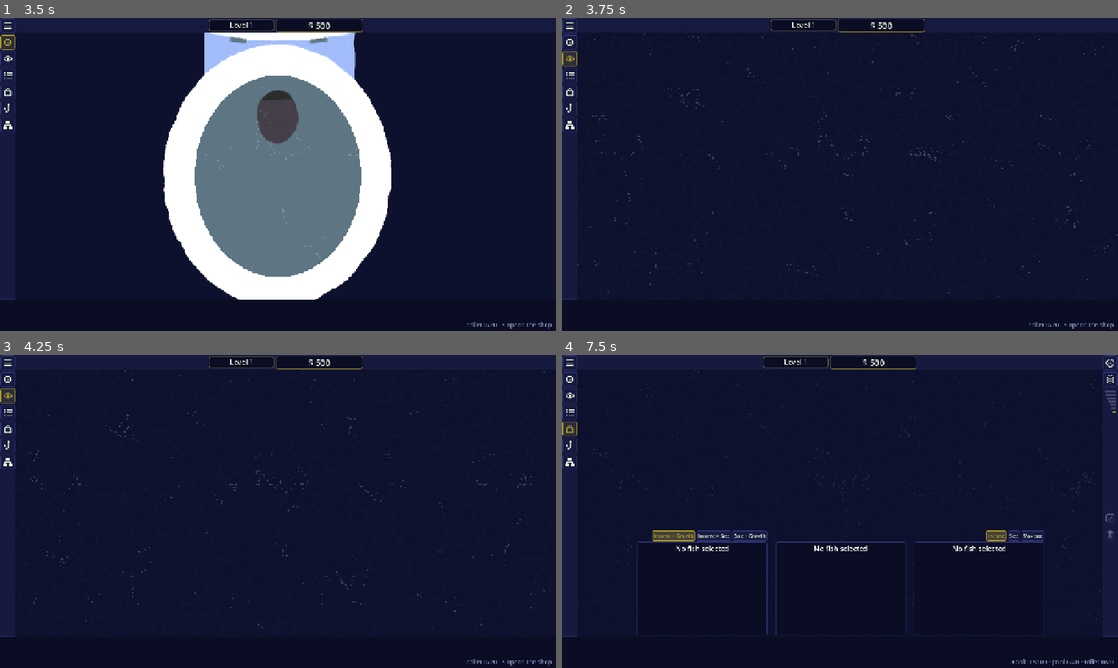
Above: before the commit, frames 1-4 (two rows, left to right).
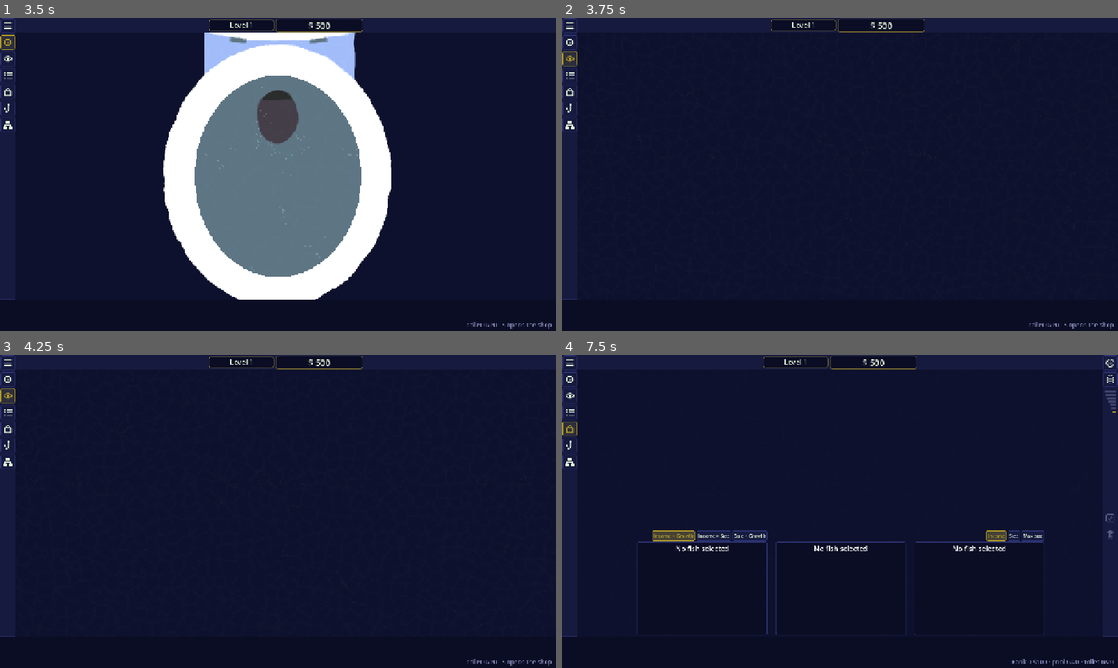
Above: after the commit, the same moments.

Repository: frnklnnlsn/koi-idle
Game: Godot game, scene res://game_parts/user_interface/scenes/main_UI.tscn
Same seed, same stepped clock (60 frames per second), same inputs: the game is played once before the commit and once after it.
Inputs (mouse positions are in pixels of both pictures, inside the frame that each line leads up to):
- Up to frame 1 (3.5 s): click (5, 108) at 0.5 s; click (5, 108) at 1.25 s; click (5, 24) at 2 s; click (5, 43) at 2.75 s
- Up to frame 2 (3.75 s): click (567, 58) at 3.5 s
- Up to frame 3 (4.25 s): no input
- Up to frame 4 (7.5 s): click (567, 411) at 4.25 s; click "Income" at 5 s; click "Size" at 5.75 s; click "Max size" at 6.5 s; click (567, 430) at 7.25 s

Frame 1 is identical in both runs. In frame 2, 0.3% of the frame differs, in the area x 2-100%, y 4-90%; in frame 3, 0.3%; in frame 4, less than 0.1%.

Commit message:
Pond: bigger fish get bigger pixels (4 pixel-size layers)
- PondPixelLayers draws the pond's fish in 4 extra low-resolution views of
  the same world (pixels 1x, 2x, 3x, 4x), plus one for what's above the fish
  (surface sparkles), using visibility layers / canvas cull masks.
- Pond puts each fish in a group by its drawn size (pixel_steps 1.5 / 2.5 /
  3.5), so grown fish keep the pixel-art look instead of turning smooth.
- smooth_big_patterns (off): optional mipmapped body pattern for big-pixel
  fish.

Co-Authored-By: Claude Opus 5.5 <noreply@anthropic.com>
Claude-Session: https://claude.ai/code/session_01EFMBTUzXdodmqvh2BWDEMY

Diff:
--- a/koi-idle-godot/game_parts/user_interface/scenes/main_UI.tscn
+++ b/koi-idle-godot/game_parts/user_interface/scenes/main_UI.tscn
@@ -29,6 +29,7 @@
 [ext_resource type="PackedScene" path="res://game_parts/user_interface/scenes/skill_tree_ui.tscn" id="31_skilltree"]
 [ext_resource type="Texture2D" path="res://art/ui_icons/skills.png" id="32_ic_skills"]
 [ext_resource type="PackedScene" path="res://game_parts/user_interface/scenes/fish_peek.tscn" id="33_peek"]
+[ext_resource type="Script" path="res://game_parts/user_interface/scripts/pond_pixel_layers.gd" id="34_pixlayers"]
 
 [node name="Main_UI" type="Control" unique_id=1097480472]
 layout_mode = 3
@@ -134,6 +135,18 @@
 [node name="ForeGround" parent="PondViewportContainer/PondViewport" unique_id=592856925 instance=ExtResource("7_76rds")]
 
 [node name="PondArea" parent="PondViewportContainer/PondViewport" unique_id=749628175 instance=ExtResource("8_xc818")]
+
+[node name="PondPixelLayers" type="Control" parent="." node_paths=PackedStringArray("source")]
+visible = false
+layout_mode = 1
+anchors_preset = 15
+anchor_right = 1.0
+anchor_bottom = 1.0
+grow_horizontal = 2
+grow_vertical = 2
+mouse_filter = 2
+script = ExtResource("34_pixlayers")
+source = NodePath("../PondViewportContainer")
 
 [node name="ShopBackdrop" type="ColorRect" parent="." unique_id=2114121382]
 unique_name_in_owner = true
--- a/koi-idle-godot/game_parts/user_interface/scenes/pond_viewport.gd
+++ b/koi-idle-godot/game_parts/user_interface/scenes/pond_viewport.gd
@@ -47,6 +47,17 @@
 ## How far toward depth_tint each level goes: 0.28 = level 3 is 84% of the way.
 @export_range(0.0, 0.5, 0.01) var depth_darken: float = 0.28
 
+# ── Pixel size ──────────────────────────────────────────────────────────────
+# Bigger fish get bigger pixels so they keep the pixel-art look (see
+# pond_pixel_layers.gd). A fish's drawn size picks its group: below the
+# first step = normal pixels, below the second = 2×, and so on.
+@export_group("Pixel size")
+## Size where each next pixel size starts (3 steps = 4 groups: 1×, 2×, 3×, 4×).
+@export var pixel_steps: PackedFloat32Array = PackedFloat32Array([1.5, 2.5, 3.5])
+## Blend the body pattern on big-pixel fish into average colours (calmer but
+## muddier). Off = crisp palette colours, busy patterns may look speckled.
+@export var smooth_big_patterns: bool = false
+
 # ── Internal ────────────────────────────────────────────────────────────────
 var _display:              FishDisplay
 var _pending_display_list: Array = []
@@ -231,9 +242,25 @@
 	if not (node.has_method("set_size_factor") and "fish_res" in node) or node.fish_res == null:
 		return
 	var level := depth_of(node.fish_res)
-	node.set_size_factor(size_for(node.fish_res) * maxf(1.0 - depth_size_loss * level, 0.05), seconds)
+	var drawn := size_for(node.fish_res) * maxf(1.0 - depth_size_loss * level, 0.05)
+	node.set_size_factor(drawn, seconds)
+	PondPixelLayers.set_layers(node, PondPixelLayers.fish_bit(pixel_group(drawn)))
+	# Bigger pixels sample the body pattern more sparsely: with mipmaps they
+	# take the pattern's average colour per pixel instead of a speckle.
+	var body: CanvasItem = node.get_node_or_null("%FishBody")
+	if body and smooth_big_patterns:
+		body.texture_filter = CanvasItem.TEXTURE_FILTER_NEAREST_WITH_MIPMAPS
 	node.z_index = -level   # deeper fish drawn behind
 	node.modulate = Color.WHITE.lerp(depth_tint, clampf(depth_darken * level, 0.0, 1.0))
+
+
+## Pixel size group for a fish drawn `drawn` × normal size (0 = normal pixels).
+func pixel_group(drawn: float) -> int:
+	var g := 0
+	for step in pixel_steps:
+		if drawn >= step:
+			g += 1
+	return g
 
 
 ## The fish's depth level, picking one at random the first time.
--- /dev/null
+++ b/koi-idle-godot/game_parts/user_interface/scripts/pond_pixel_layers.gd
@@ -0,0 +1,111 @@
+# pond_pixel_layers.gd
+# Keeps pond fish looking like pixel art at every size: bigger fish are drawn
+# with bigger pixels, the way a pixel-art sprite scaled up would look.
+#
+# The pond itself is drawn at low resolution and blown up (the container's
+# stretch_shrink), which pixelates everything by the same amount. A fish that
+# has grown 4× would look 4× smoother than a new one. So each fish is put in
+# a size group (Pond.pixel_steps) and every group gets its own view of the
+# same water at a lower resolution:
+#
+#   group 1 (normal size)   pond resolution        (pixels 1×)
+#   group 2                 half the resolution    (pixels 2×)
+#   group 3                 a third                (pixels 3×)
+#   group 4                 a quarter              (pixels 4×)
+#
+# The views share the pond's world (like the fish close-up window) and only
+# draw their own group, using Godot's visibility layers:
+#
+#   layer 1       the pond's own view: floor and everything under the fish
+#   layers 2–5    fish of group 1–4 (Pond sets each fish's layer)
+#   layer 6       things above the fish (WaterSurface sparkles, anything with
+#                 z_index above the fish); drawn last, at pond resolution
+#
+# Bigger groups are drawn on top of smaller ones (bigger fish look closer).
+class_name PondPixelLayers
+extends Control
+
+## Layer bit for things drawn above the fish.
+const ABOVE_FISH_BIT := 1 << 5
+
+## The pond's view (PondViewportContainer).
+@export var source: SubViewportContainer
+
+var _views: Array[SubViewport] = []
+
+
+## Layer bit for fish of size group `group` (0 = normal size).
+static func fish_bit(group: int) -> int:
+	return 1 << (1 + group)
+
+
+## Every fish layer together, for the nodes holding fish.
+static func all_fish_bits(groups: int) -> int:
+	var bits := 0
+	for g in groups:
+		bits |= fish_bit(g)
+	return bits
+
+
+## Puts `node` and everything drawn under it on `bits`. A canvas item only
+## shows in a view if it and all its parents share a layer with the view.
+static func set_layers(node: Node, bits: int) -> void:
+	if node is CanvasItem:
+		node.visibility_layer = bits
+	for c in node.get_children():
+		set_layers(c, bits)
+
+
+func _ready() -> void:
+	mouse_filter = MOUSE_FILTER_IGNORE
+	if source == null:
+		push_warning("PondPixelLayers: no source set")
+		return
+	var pond: SubViewport = source.get_child(0)
+	var groups: int = pond.pixel_steps.size() + 1 if "pixel_steps" in pond else 1
+	# The pond's own view keeps everything except the fish and what's above.
+	pond.canvas_cull_mask = 1
+	# Things above the fish (surface sparkles...) go to their own layer.
+	for c in pond.get_children():
+		if c is CanvasItem and c.z_index > Layers.FISH:
+			set_layers(c, ABOVE_FISH_BIT)
+	# Fish containers must share every fish layer (parents filter children).
+	var holder: Node = pond.get_node_or_null("%FishContainerPond")
+	if holder is CanvasItem:
+		holder.visibility_layer = 1 | all_fish_bits(groups)
+	for g in groups:
+		_add_view(pond, fish_bit(g), g + 1)
+	_add_view(pond, ABOVE_FISH_BIT, 1)
+	source.visibility_changed.connect(_follow_source)
+	_follow_source()
+
+
+## One stretched view of the pond's world showing only `mask`, with pixels
+## `pixel` × the pond's.
+func _add_view(pond: SubViewport, mask: int, pixel: int) -> void:
+	var box := SubViewportContainer.new()
+	box.stretch = true
+	box.stretch_shrink = source.stretch_shrink * pixel
+	box.mouse_filter = MOUSE_FILTER_IGNORE
+	box.set_anchors_and_offsets_preset(Control.PRESET_FULL_RECT)
+	add_child(box)
+	var vp := SubViewport.new()
+	vp.transparent_bg = true
+	vp.disable_3d = true
+	vp.handle_input_locally = false
+	vp.world_2d = pond.world_2d
+	vp.canvas_cull_mask = mask
+	vp.render_target_update_mode = SubViewport.UPDATE_WHEN_PARENT_VISIBLE
+	box.add_child(vp)
+	# Same part of the pond as the pond's camera, at 1/pixel the resolution.
+	var cam := Camera2D.new()
+	var pond_cam := pond.get_camera_2d()
+	if pond_cam:
+		cam.position = pond_cam.global_position
+	cam.zoom = Vector2.ONE / pixel
+	vp.add_child(cam)
+	_views.append(vp)
+
+
+func _follow_source() -> void:
+	visible = source.visible
Not shown, added: koi-idle-godot/game_parts/user_interface/scripts/pond_pixel_layers.gd.uid
